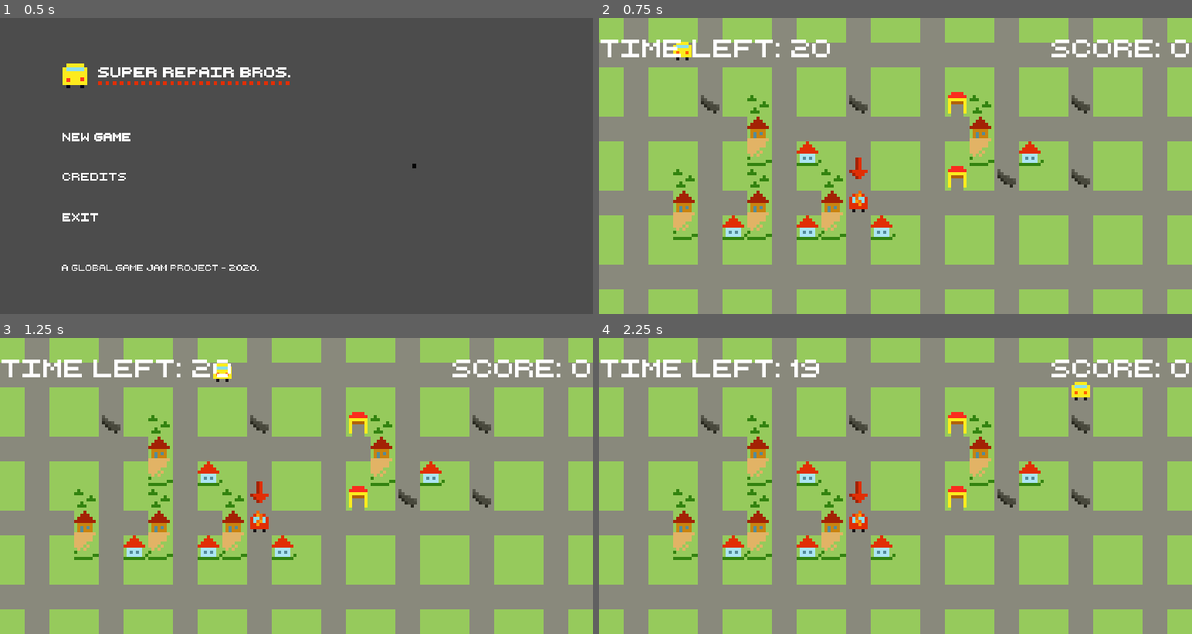
Above: before the commit, frames 1-4 (two rows, left to right).
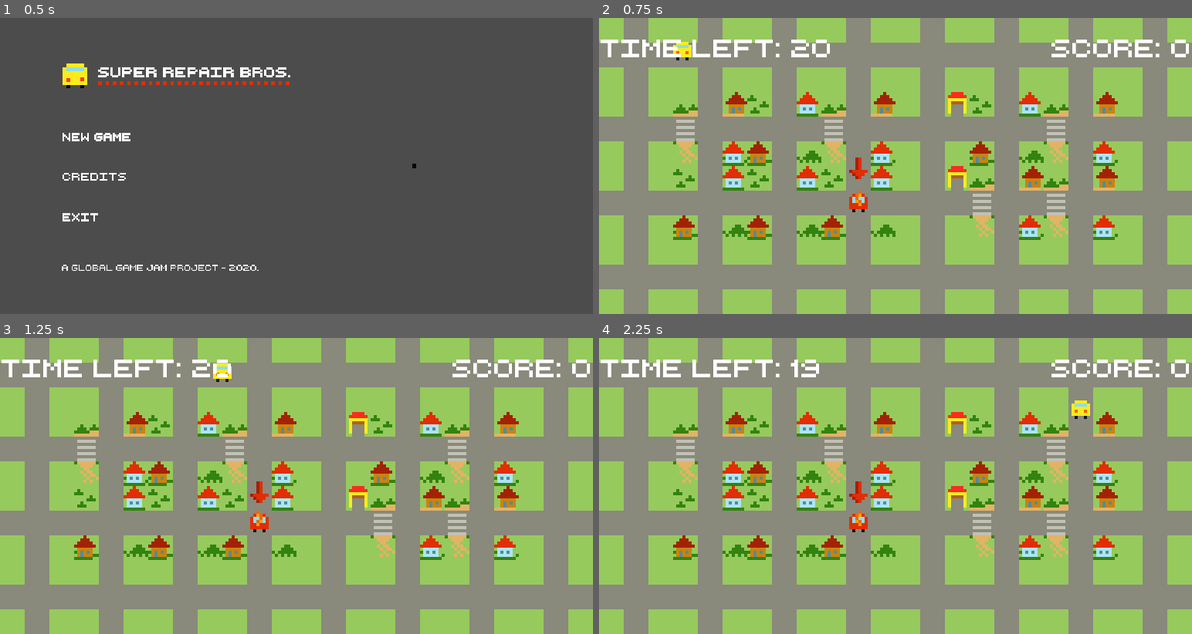
Above: after the commit, the same moments.

Repository: super-repair-bros/super-repair-bros
Game: Godot game, scene res://Scenes/TitleScreen/TitleScreen.tscn
Same seed, same stepped clock (60 frames per second), same inputs: the game is played once before the commit and once after it.
Inputs (mouse positions are in pixels of both pictures, inside the frame that each line leads up to):
- Up to frame 1 (0.5 s): no input
- Up to frame 2 (0.75 s): click (776, 136) at 0.5 s
- Up to frame 3 (1.25 s): no input
- Up to frame 4 (2.25 s): move the mouse to (1025, 471) at 1.27 s; press the mouse at (1025, 471) at 1.28 s; hold D (right) 1.28-2.03 s; move the mouse to (776, 500) at 2.02 s; release the mouse at (776, 500) at 2.03 s; hold S (down) from 2.03 s (still down); click (776, 500) at 2.1 s

Frame 1 is identical in both runs. In frame 2, 9.5% of the frame differs, in the area x 12-88%, y 25-75%; in frame 3, 9.5%; in frame 4, 9.8%, in the area x 12-88%, y 14-75%.

Commit message:
More work at turtles

Diff:
--- a/Scenes/level/level.tscn
+++ b/Scenes/level/level.tscn
@@ -323,7 +323,6 @@
 [node name="turtle" parent="." instance=ExtResource( 16 )]
 [connection signal="successfully_repaired" from="." to="GUI" method="_on_level_successfully_repaired"]
 [connection signal="placeturtle" from="tiles" to="turtle" method="_on_tiles_placeturtle"]
-[connection signal="showturtle" from="tiles" to="turtle" method="_on_tiles_showturtle"]
 [connection signal="timeout" from="MyCar/RepairTimer" to="." method="_on_RepairTimer_timeout"]
 [connection signal="GameOver" from="GUI" to="." method="_on_GUI_GameOver"]
 [connection signal="is_repaired" from="Wrack" to="." method="_on_Wrack_is_repaired"]
--- a/Scenes/level/tiles.gd
+++ b/Scenes/level/tiles.gd
@@ -4,9 +4,9 @@
 export var levelheight = 4
 
 var turtlelocations = []
+var tile_size = 24;
 
 signal placeturtle
-signal showturtle
 
 # Called when the node enters the scene tree for the first time.
 func _ready():
@@ -32,21 +32,23 @@
 				if randnum == 2:
 					set_cell(lvlx, lvly, 1)
 				if randnum == 3:
-					# This tile has a crosswalk, remember that for our tutrle locations
-
-					set_cell(lvlx, lvly, 2)
+					# This tile has a crosswalk, remember that for our turtle locations
+					turtlelocations.append(Vector2(lvlx * tile_size, lvly * tile_size))
+					set_cell(lvlx, lvly, 3)
 				if randnum == 4:
-					set_cell(lvlx, lvly, 5)
+					set_cell(lvlx, lvly, 4)
 			else:
 				# 2 Blocked tiles
 				var randnum = randi() % 2 + 1
 				print(str(randnum))
 				if randnum == 1:
-					set_cell(lvlx, lvly, 3)
+					set_cell(lvlx, lvly, 2)
 				if randnum == 2:
-					set_cell(lvlx, lvly, 4)
+					set_cell(lvlx, lvly, 5)
 	# Set a turtle
-
+	if turtlelocations:
+		emit_signal("placeturtle", turtlelocations[0])
+		emit_signal("showturtle")
 
 func _input(event):
 	if event.is_action_pressed("ui_cancel"):
--- a/Scenes/turtle/turtle.gd
+++ b/Scenes/turtle/turtle.gd
@@ -1,15 +1,11 @@
 extends KinematicBody2D
 
-signal makevisible
-signal placeme
-
 func _ready():
-	visible = false
+	position.x = -50
+	position.y = -50
 
 
-func _on_tiles_placeturtle():
-	pass # Replace with function body.
-
-
-func _on_tiles_showturtle():
-	pass # Replace with function body.
+func _on_tiles_placeturtle(pos):
+	print("Place Turtle at: " + str(pos[0]) + ", " + str(pos[1]))
+	position.x = pos[0]
+	position.y = pos[1]
